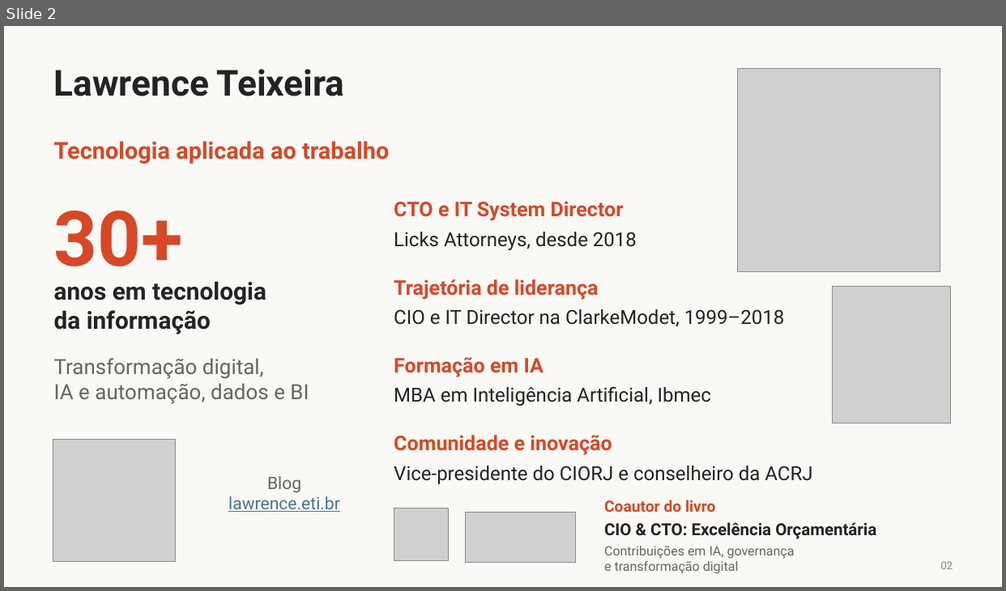
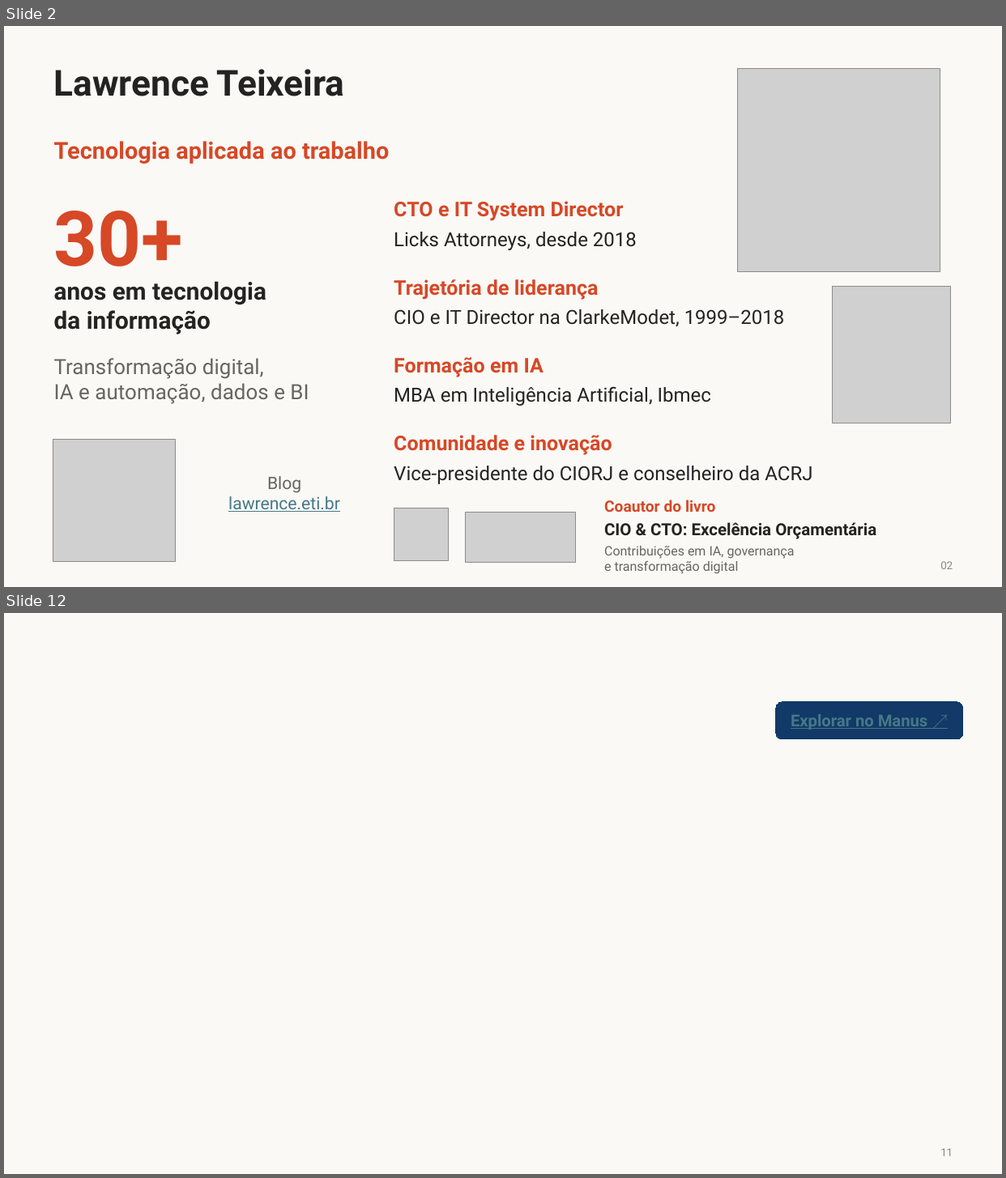
Before and after one commit to LawrenceTeixeira/Secretariado, a slide deck: Lawrence Teixeira - Agentes de IA.pptx. Shown one above the other, each under a label of ours: slide 2 before the commit, slides 2 and 12 after it; the slides between them are not shown. The pictures are 1006x591 and 1006x1178 pixels, drawn with LibreOffice and Linux fonts; fonts in the diff are those of the drawing; grey boxes stand for pictures; background and template pictures are left out. Boxes give left, top, right and bottom in pixels: in the first picture for what was removed or moved away, otherwise in the second. Text is boxed around its words. In the diff, an @@ line names an element or a change of style, - is before the commit and + after.

Commit message:
Atualiza apresentação com agenda, link do Manus e QR para baixar o material completo

```diff
--- a/Lawrence Teixeira - Agentes de IA.pptx
+++ b/Lawrence Teixeira - Agentes de IA.pptx
@@ slide 12 added at (x1=4, y1=613, x2=1002, y2=1174), background picture (left out) @@
@@ rounded rectangle added at (x1=776, y1=702, x2=963, y2=739), fill #123967, outline #123967 0 pt, 15.8 pt, text #467886, bold, underline @@
+Explorar no Manus ↗
@@ text added at (x1=940, y1=1148, x2=953, y2=1157), 10.5 pt, text #8A8882 @@
+11
```
Also in this commit, not shown: 20 slides changed, 1 other slide added, 1 slide removed.
